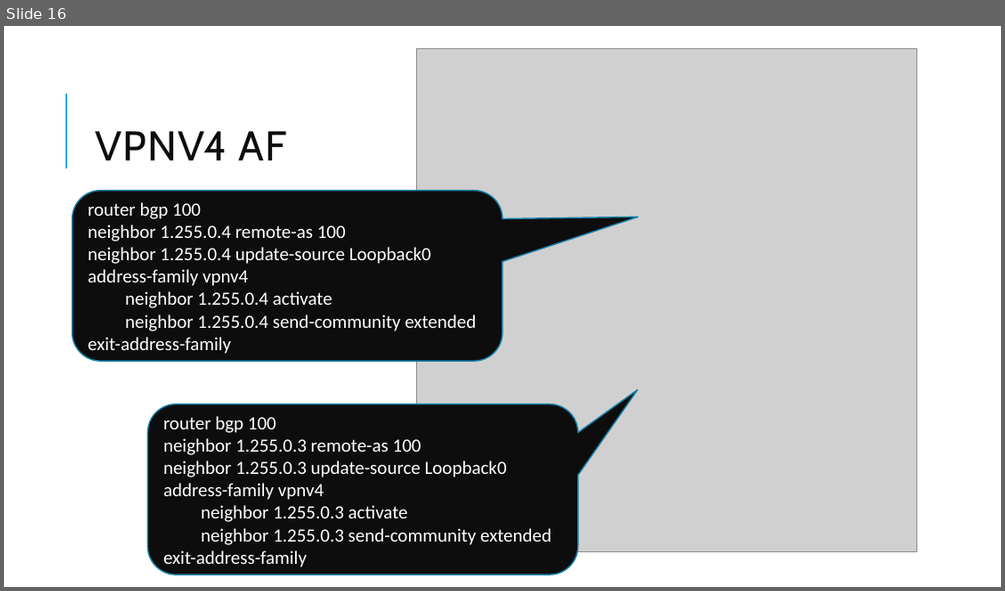
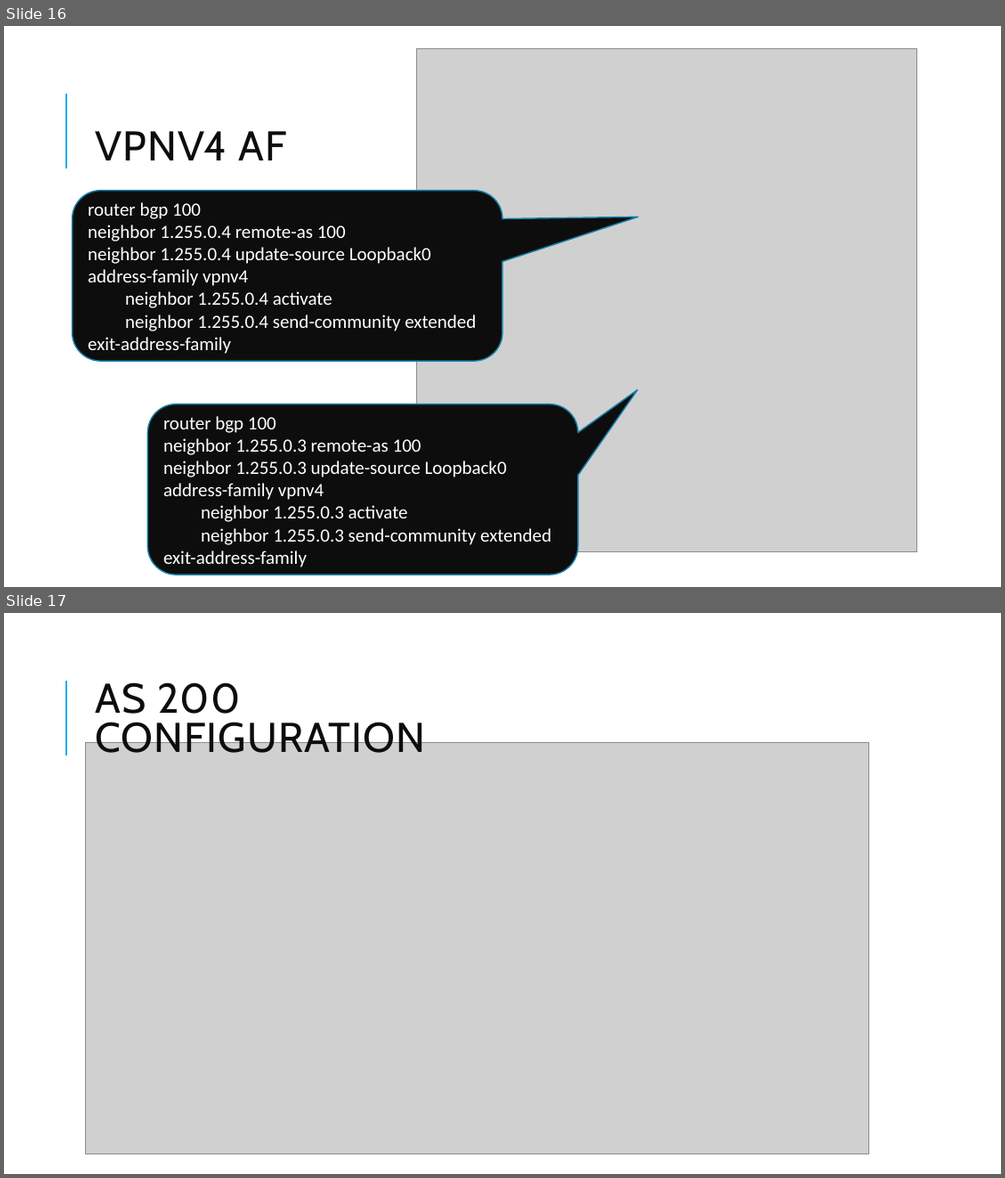
Before and after one commit to BSc-MSc-Projects/NSD-VPNs, a slide deck: NSD presentation_GIAN.pptx. Shown one above the other, each under a label of ours: slide 16 before the commit, slides 16 and 17 after it. The pictures are 1005x591 and 1005x1178 pixels, drawn with LibreOffice and Linux fonts; fonts in the diff are those of the drawing; grey boxes stand for pictures. Boxes give left, top, right and bottom in pixels: in the first picture for what was removed or moved away, otherwise in the second. Text is boxed around its words. In the diff, an @@ line names an element or a change of style, - is before the commit and + after.

```diff
--- a/NSD presentation_GIAN.pptx
+++ b/NSD presentation_GIAN.pptx
@@ slide 17 added at (4,613,1001,1174), background #FFFFFF; not listed: 1 template element that a slide beside it also shows @@
@@ text added at (95,682,425,753), 40 pt, text #0D0D0D @@
+AS 200 CONFIGURATION
@@ picture added at (86,742,868,1153) @@
```
Also in this commit, not shown: 18 other slides added.
